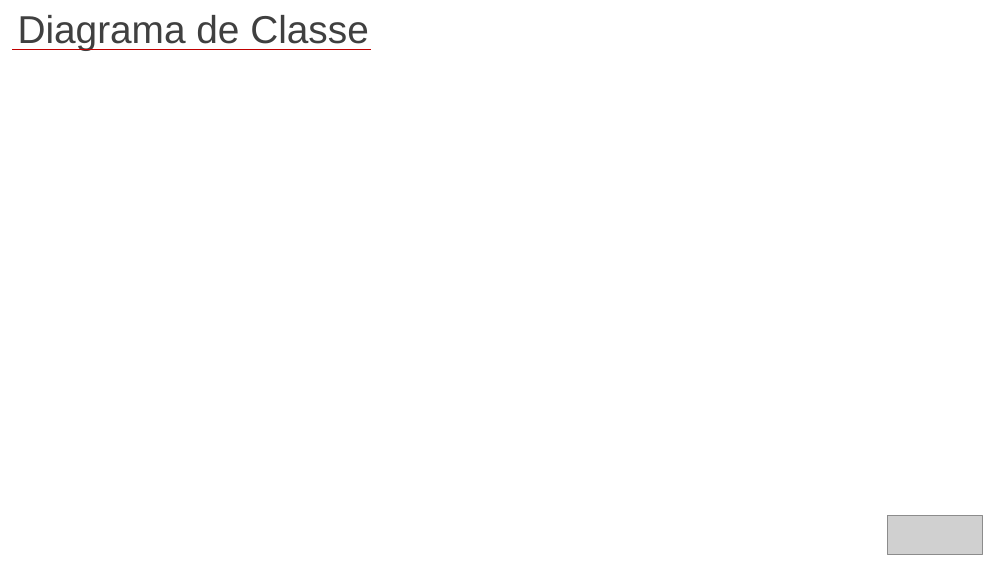
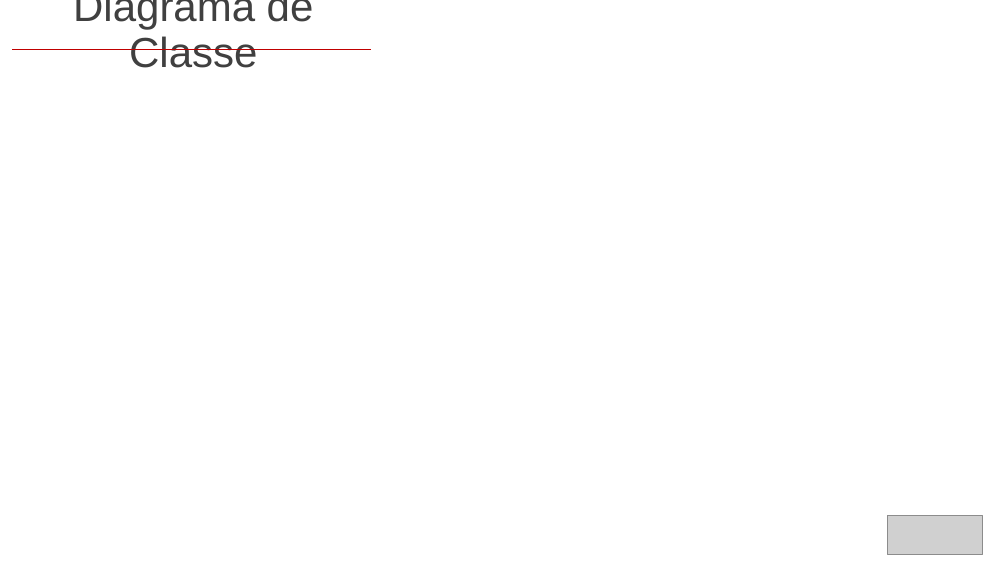
Before and after one commit to BandTec/grupo-07-adsa-20201, a slide deck: slide 10 of Documentação/Slide Final.pptx. Drawn at 1008x567 pixels with LibreOffice and Linux fonts; fonts in the diff are those of the drawing; grey boxes stand for pictures; background and template pictures are left out. Boxes give left, top, right and bottom in pixels: in the first picture for what was removed or moved away, otherwise in the second. Text is boxed around its words. In the diff, an @@ line names an element or a change of style, - is before the commit and + after.

```diff
--- a/Documentação/Slide Final.pptx
+++ b/Documentação/Slide Final.pptx
@@ text "Diagrama de Classe" at (x1=73, y1=0, x2=314, y2=68): size 37 to 40 pt @@
```
Also in this commit, not shown: 1 slide added, 45 other files.
